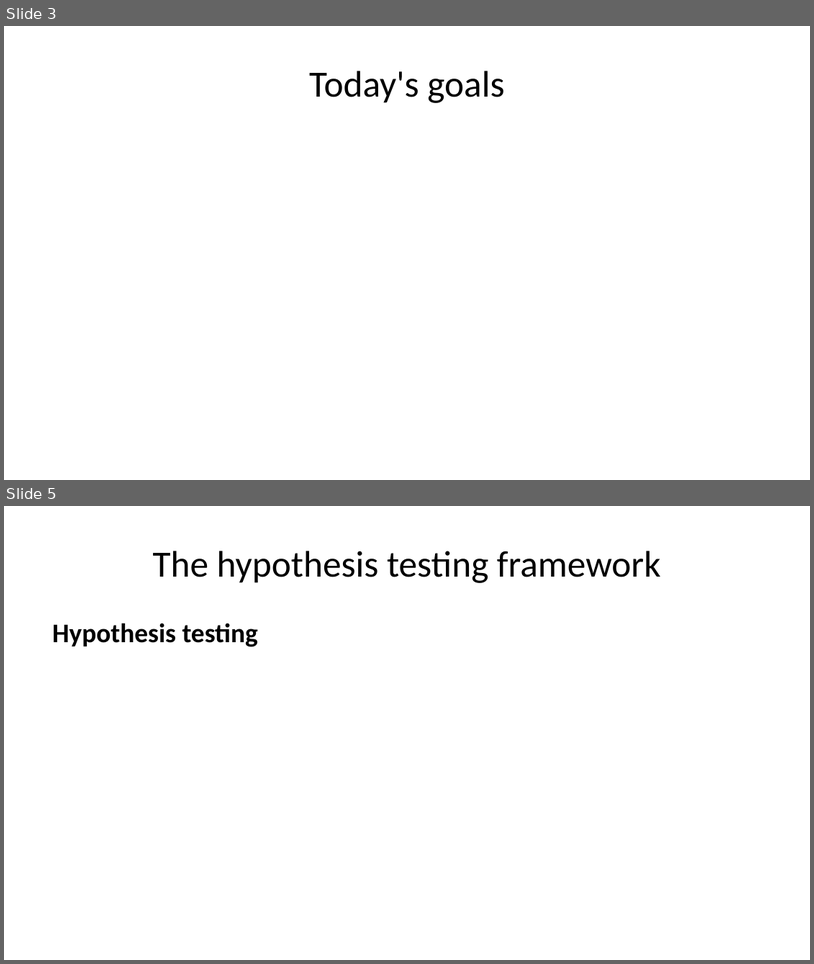
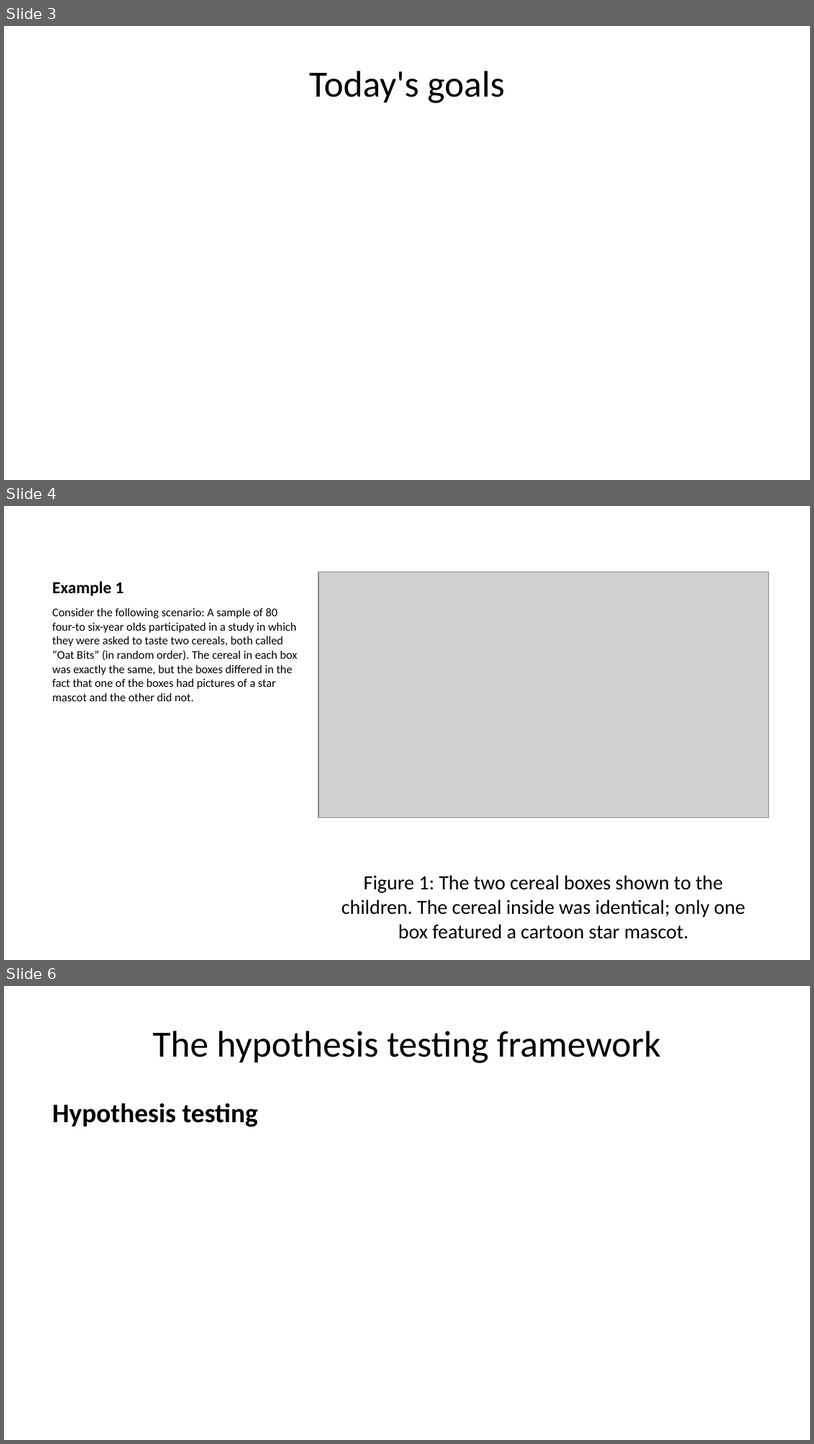
Before and after one commit to DataScienceUWL/DataScienceUWL.github.io, a slide deck: STAT145/resources-2027/randomization/slides.pptx. Shown one above the other, each under a label of ours: slides 3 and 5 before the commit, slides 3, 4 and 6 after it; the slides between them are not shown. The pictures are 814x964 and 814x1444 pixels, drawn with LibreOffice and Linux fonts; fonts in the diff are those of the drawing; grey boxes stand for pictures. Boxes give left, top, right and bottom in pixels: in the first picture for what was removed or moved away, otherwise in the second. Text is boxed around its words. In the diff, an @@ line names an element or a change of style, - is before the commit and + after.

```diff
--- a/STAT145/resources-2027/randomization/slides.pptx
+++ b/STAT145/resources-2027/randomization/slides.pptx
@@ slide 4 added at bbox=[4, 506, 810, 960], background #FFFFFF @@
@@ title added at bbox=[52, 581, 124, 596], 15 pt, text #000000, bold @@
+Example 1
@@ picture added at bbox=[319, 572, 769, 817] @@
@@ text added at bbox=[52, 608, 298, 701], 10.5 pt, text #000000 @@
+Consider the following scenario: A sample of 80 four-to six-year olds participated in a study in which they were asked to taste two cereals, both called “Oat Bits” (in random order). The cereal in each box was exactly the same, but the boxes differed in the fact that one of the boxes had pictures of a star mascot and the other did not.
@@ text added at bbox=[342, 875, 746, 939], 18 pt, text #000000 @@
+Figure 1: The two cereal boxes shown to the children. The cereal inside was identical; only one box featured a cartoon star mascot.
@@ what was slide 5 is now slide 6 @@
```
Also in this commit, not shown: 3 slides changed, 1 other slide added, 1 slide removed, 9 other files.
